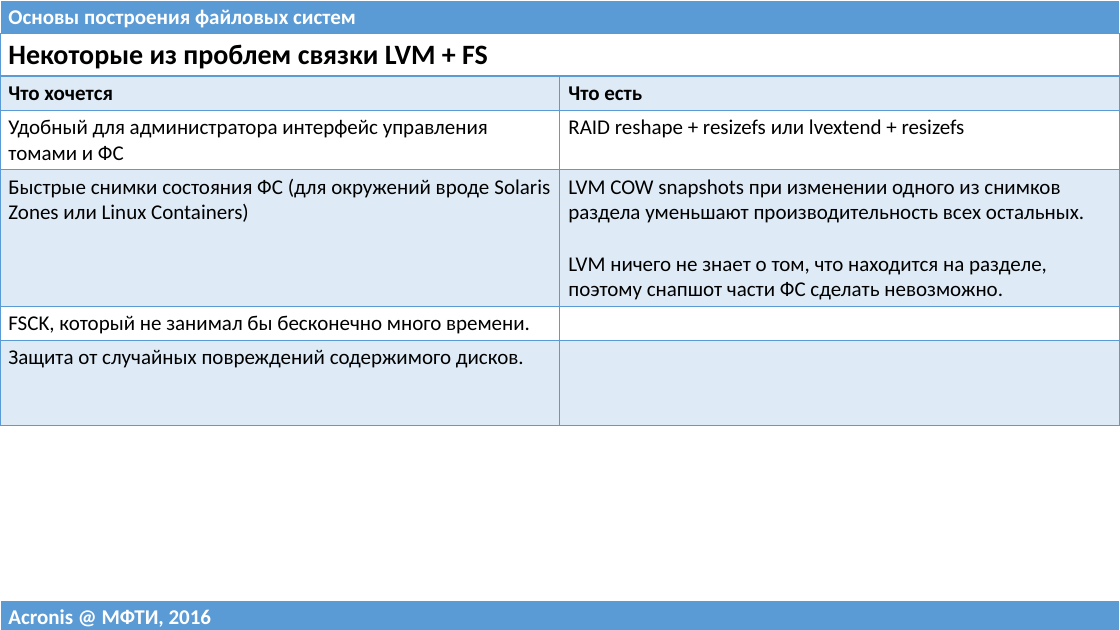
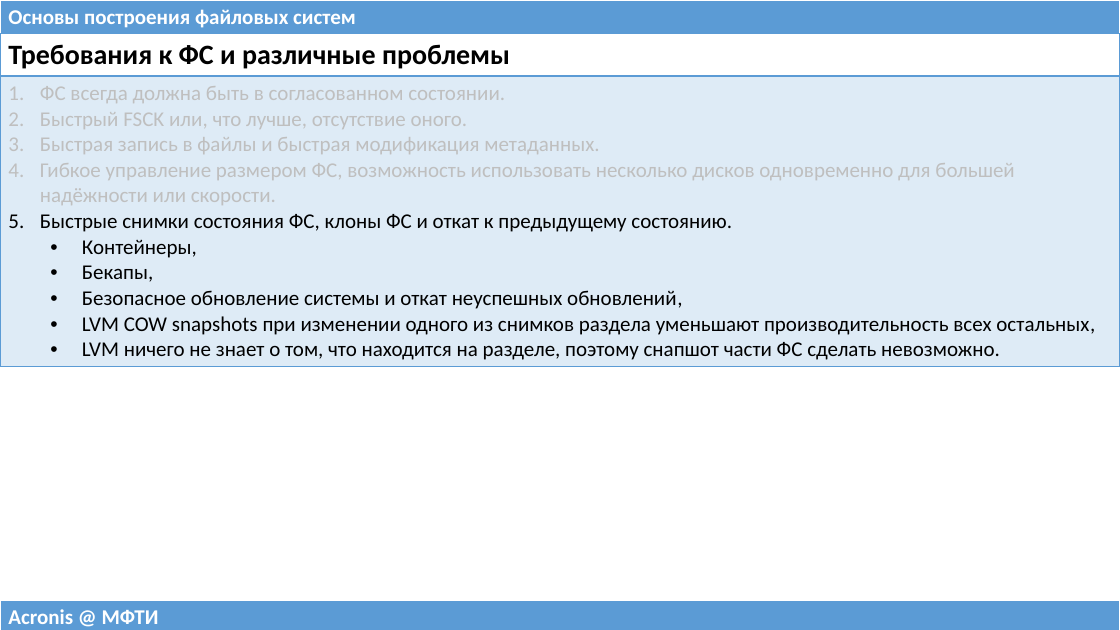
Before and after one commit to 75cc8545e7b021ed280ed0ef99fc7fc4/filesystems-101, a slide deck: slide 7 of talks/src/class09.pptx (slide 5 before the commit). Drawn at 1120x630 pixels with LibreOffice and Linux fonts; fonts in the diff are those of the drawing. Boxes give left, top, right and bottom in pixels: in the first picture for what was removed or moved away, otherwise in the second. Text is boxed around its words. In the diff, an @@ line names an element or a change of style, - is before the commit and + after.

```diff
--- a/talks/src/class09.pptx
+++ b/talks/src/class09.pptx
@@ table at (x1=0, y1=34, x2=1120, y2=364) @@
-Некоторые из проблем связки LVM + FS | 
-Что хочется | Что есть
-Удобный для администратора интерфейс управления томами и ФС | RAID reshape + resizefs или lvextend + resizefs
-Быстрые снимки состояния ФС (для окружений вроде Solaris Zones или Linux Containers) | LVM COW snapshots при изменении одного из снимков раздела уменьшают производительность всех остальных. / LVM ничего не знает о том, что находится на разделе, поэтому снапшот части ФС сделать невозможно.
-FSCK, который не занимал бы бесконечно много времени. | 
-Защита от случайных повреждений содержимого дисков. | 
+Требования к ФС и различные проблемы
+ФС всегда должна быть в согласованном состоянии. / Быстрый FSCK или, что лучше, отсутствие оного. / Быстрая запись в файлы и быстрая модификация метаданных. / Гибкое управление размером ФС, возможность использовать несколько дисков одновременно для большей надёжности или скорости. / Быстрые снимки состояния ФС, клоны ФС и откат к предыдущему состоянию. / Контейнеры, / Бекапы, / Безопасное обновление системы и откат неуспешных обновлений, / LVM COW snapshots при изменении одного из снимков раздела уменьшают производительность всех остальных, / LVM ничего не знает о том, что находится на разделе, поэтому снапшот части ФС сделать невозможно.
@@ table at (x1=0, y1=600, x2=1120, y2=630) @@
-row 1, column 1: Acronis @ МФТИ, 2016
+row 1, column 1: Acronis @ МФТИ
```
Also in this commit, not shown: 4 other slides changed, 14 slides added, 18 slides removed, 1 other file.
